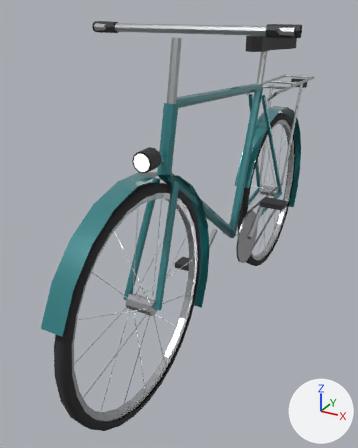
An edit to the glTF model models/real/vehicles_v2/bicycle.glb, drawn before and after from the same camera.
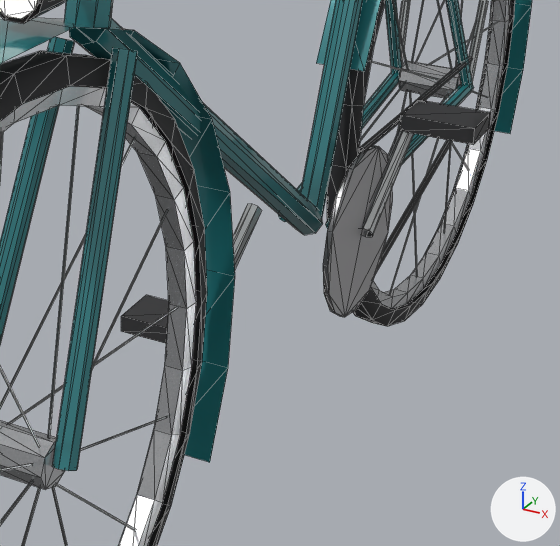
Old and new are each drawn whole from a camera (50 mm lens) standing at (0.0326, -0.0752, 0.0547) and looking at (-0.0055, -0.0059, 0.0201) and again close up on the part from 38% to 86% of the width and 37% to 74% of the height. Every picture has the same lights, and +X, +Y and +Z are marked at lower right. The first two pictures are the older version. The close-ups show mesh edges as thin lines. Vertices at exactly the same position are counted once.

The first close-up shows 'Wheel_F', 'Wheel_R', 'bicycle_body'.
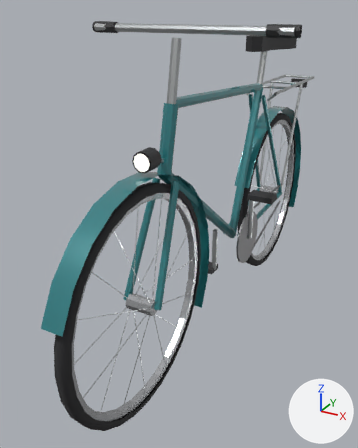
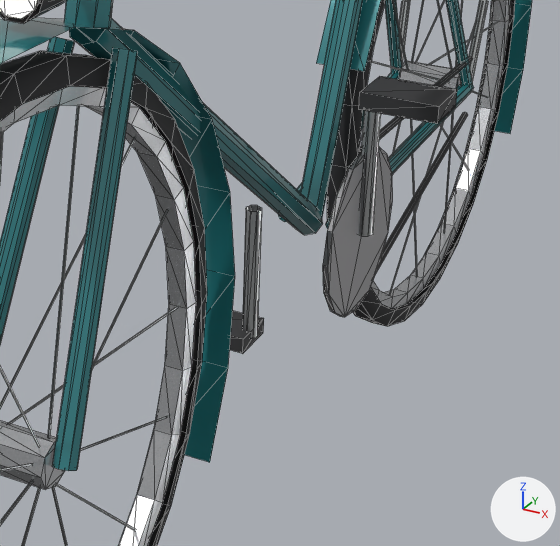
Scene script edits in JSON lines:
```json
{"block": "me_bicycle_body", "where": "# used by ob_bicycle_body; location = (0.0, 0.0, 0.0)"}
{"op": "remove", "block": "me_bicycle_body", "code": "me_bicycle_body.from_pydata(...)  # 642 vertices, 716 faces; spans x -0.0151..0.0151, y -0.0438..0.0444, z 0.0078..0.0527"}
{"op": "add", "block": "me_bicycle_body", "code": "me_bicycle_body.from_pydata(...)  # 562 vertices, 600 faces; spans x -0.0151..0.0151, y -0.0438..0.0444, z 0.0078..0.0527"}
{"block": "me_bicycle_body", "change": "me_bicycle_body part 1: the loose piece of 16 vertices spanning x 0.003..0.004, y 0.0047..0.0123, z 0.0146..0.0202 is deleted"}
{"block": "me_bicycle_body", "change": "me_bicycle_body part 2: the loose piece of 16 vertices spanning x -0.004..-0.003, y -0.0023..0.0053, z 0.0098..0.0154 is deleted"}
{"block": "me_bicycle_body", "change": "me_bicycle_body part 3: the loose piece of 8 vertices spanning x -0.0077..-0.0033, y -0.0035..-0.0005, z 0.0097..0.0107 is deleted"}
{"block": "me_bicycle_body", "change": "me_bicycle_body part 4: the loose piece of 8 vertices spanning x 0.0033..0.0077, y 0.0105..0.0135, z 0.0193..0.0203 is deleted"}
{"block": "me_bicycle_body", "change": "other edits to the shape of me_bicycle_body do not show in these pictures"}
{"op": "add", "block": "me_crank", "code": ["me_crank = bpy.data.meshes.new('Crank')", "me_crank.from_pydata(...)  # 83 vertices, 116 faces; spans x -0.0078..0.0078, y -0.005..0.005, z -0.009..0.009", "me_crank.materials.append(mat_car_atlas)"]}
{"op": "add", "block": "ob_crank", "code": ["ob_crank = bpy.data.objects.new('Crank', me_crank)", "ob_crank.location = (0.0, 0.005, 0.015)"]}
```

Boxes (x1, y1, x2, y2) around the edits, measured in the close-ups (560 x 546 px):
```json
{"object": "Crank", "change": "added", "after": [229, 76, 457, 354]}
{"part": 1, "of": "me_bicycle_body", "change": "deleted", "before": [361, 127, 414, 237]}
{"part": 2, "of": "me_bicycle_body", "change": "deleted", "before": [233, 204, 261, 269]}
{"part": 3, "of": "me_bicycle_body", "change": "deleted", "before": [121, 295, 169, 343]}
{"part": 4, "of": "me_bicycle_body", "change": "deleted", "before": [400, 100, 491, 145]}
```
